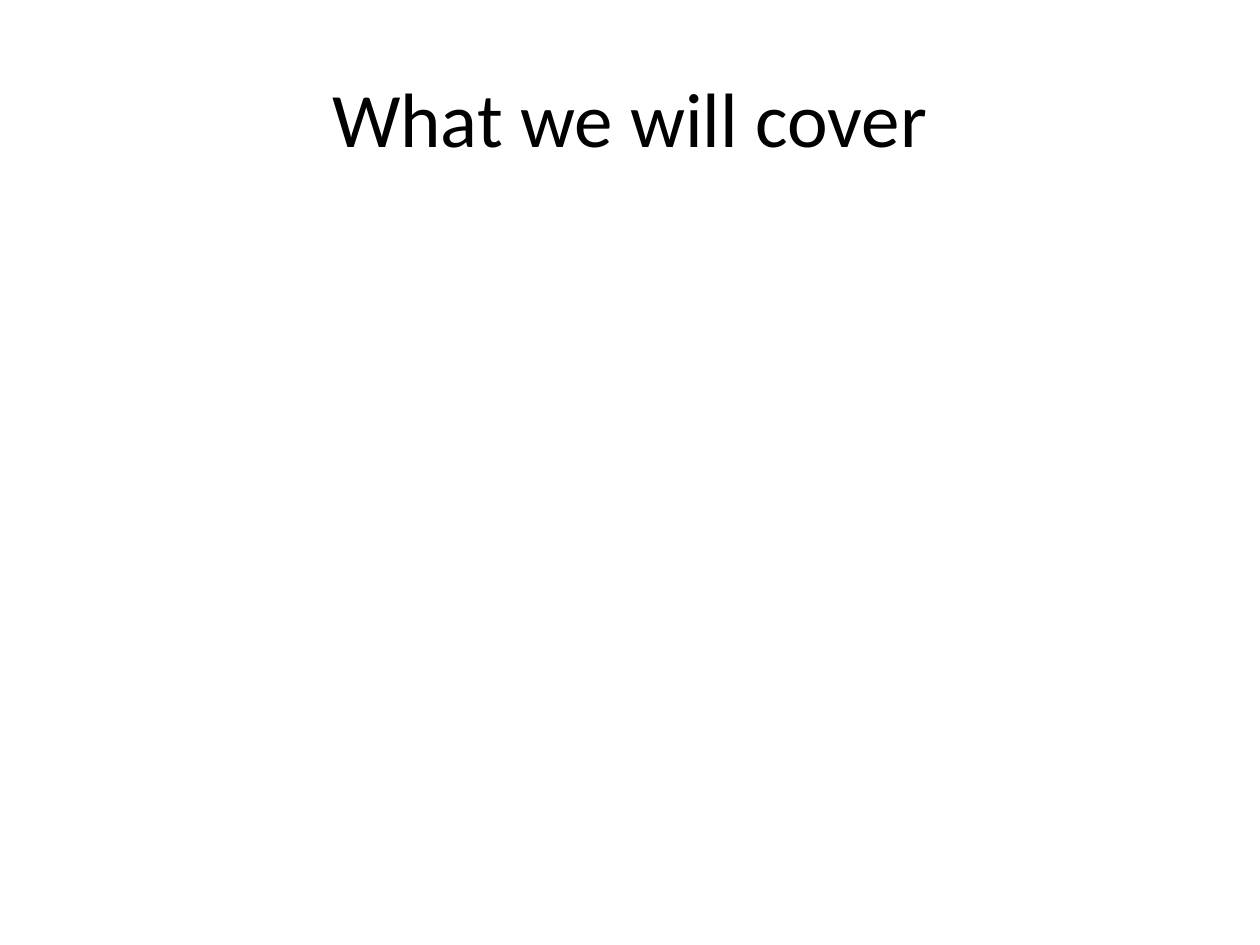
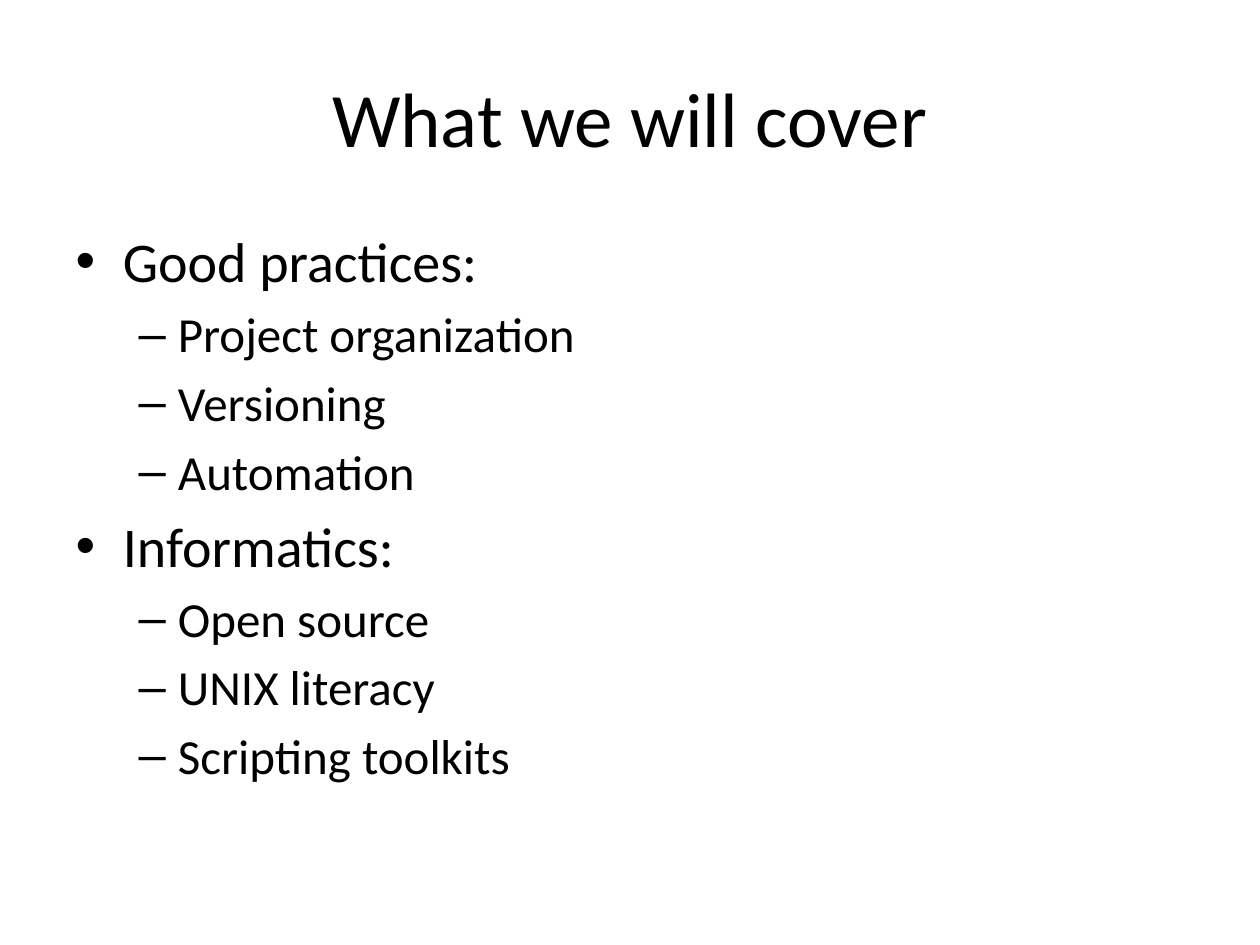
Before and after one commit to rvosa/ngs-workflows, a slide deck: slide 9 of doc/slides/day1/session1/NGSplatforms.pptx. Drawn at 1260x945 pixels with LibreOffice and Linux fonts; fonts in the diff are those of the drawing. Boxes give left, top, right and bottom in pixels: in the first picture for what was removed or moved away, otherwise in the second. Text is boxed around its words. In the diff, an @@ line names an element or a change of style, - is before the commit and + after.

```diff
--- a/doc/slides/day1/session1/NGSplatforms.pptx
+++ b/doc/slides/day1/session1/NGSplatforms.pptx
@@ text added at (x1=123, y1=243, x2=574, y2=783), 28 pt, text #000000 @@
+• Good practices:
+  – Project organization
+  – Versioning
+  – Automation
+• Informatics:
+  – Open source
+  – UNIX literacy
+  – Scripting toolkits
```
Also in this commit, not shown: 1 slide added, 4 other files.
